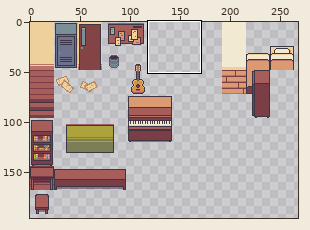
Pixel-art file, stored at ART/Jacson/Tilemap/school.aseprite. Above: a wide view before the commit, with the close-up outlined.
Close-up. Before the edit:
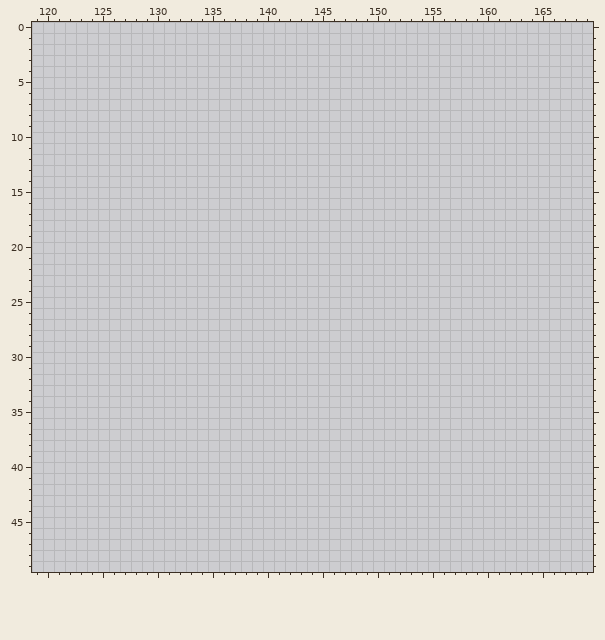
384x384 pixels, 1 frame. Shown: x 119..169, y 0..49. The wide view leaves out empty margins. The commit also changed other parts of the picture, which this record leaves out.
Visible layers, top first: "Top Layer", "Bottom Layer".
Palette (. is transparent): 
Pixels before (only the part around the change), first column x 119:
 0 ...................................................
 1 ...................................................
 2 ...................................................
 3 ...................................................
 4 ...................................................
 5 ...................................................
 6 ...................................................
 7 ...................................................
 8 ...................................................
 9 ...................................................
10 ...................................................
11 ...................................................
12 ...................................................
13 ...................................................
14 ...................................................
15 ...................................................
16 ...................................................
17 ...................................................
18 ...................................................
19 ...................................................
20 ...................................................
21 ...................................................
22 ...................................................
23 ...................................................
24 ...................................................
25 ...................................................
26 ...................................................
27 ...................................................
28 ...................................................
29 ...................................................
30 ...................................................
31 ...................................................
32 ...................................................
33 ...................................................
34 ...................................................
35 ...................................................
36 ...................................................
37 ...................................................
38 ...................................................
39 ...................................................
40 ...................................................
41 ...................................................
42 ...................................................
43 ...................................................
44 ...................................................
45 ...................................................
46 ...................................................
47 ...................................................
48 ...................................................
49 ...................................................
New version:
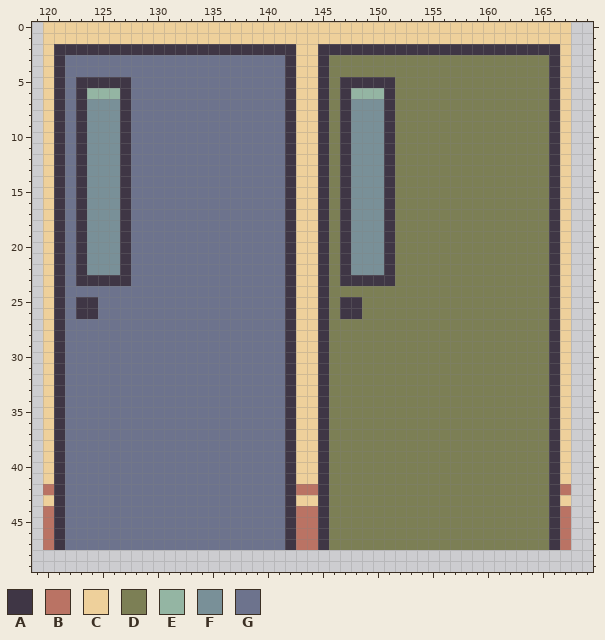
Colours new in this view: A #3f3645  B #ba7364  C #eed09b  D #7c7f55  E #94b5a3  F #799098  G #6d738d
What changed:
Changed rows in their new state; - is an unchanged pixel.
Layer "Bottom Layer":
first column x 120:
 0 CCCCCCCCCCCCCCCCCCCCCCCCCCCCCCCCCCCCCCCCCCCCCCCC
 1 CCCCCCCCCCCCCCCCCCCCCCCCCCCCCCCCCCCCCCCCCCCCCCCC
 2 CAAAAAAAAAAAAAAAAAAAAAACCAAAAAAAAAAAAAAAAAAAAAAC
 3 CAGGGGGGGGGGGGGGGGGGGGACCADDDDDDDDDDDDDDDDDDDDAC
 4 CAGGGGGGGGGGGGGGGGGGGGACCADDDDDDDDDDDDDDDDDDDDAC
 5 CAGAAAAAGGGGGGGGGGGGGGACCADAAAAADDDDDDDDDDDDDDAC
 6 CAGAEEEAGGGGGGGGGGGGGGACCADAEEEADDDDDDDDDDDDDDAC
 7 CAGAFFFAGGGGGGGGGGGGGGACCADAFFFADDDDDDDDDDDDDDAC
 8 CAGAFFFAGGGGGGGGGGGGGGACCADAFFFADDDDDDDDDDDDDDAC
 9 CAGAFFFAGGGGGGGGGGGGGGACCADAFFFADDDDDDDDDDDDDDAC
10 CAGAFFFAGGGGGGGGGGGGGGACCADAFFFADDDDDDDDDDDDDDAC
11 CAGAFFFAGGGGGGGGGGGGGGACCADAFFFADDDDDDDDDDDDDDAC
12 CAGAFFFAGGGGGGGGGGGGGGACCADAFFFADDDDDDDDDDDDDDAC
13 CAGAFFFAGGGGGGGGGGGGGGACCADAFFFADDDDDDDDDDDDDDAC
14 CAGAFFFAGGGGGGGGGGGGGGACCADAFFFADDDDDDDDDDDDDDAC
15 CAGAFFFAGGGGGGGGGGGGGGACCADAFFFADDDDDDDDDDDDDDAC
16 CAGAFFFAGGGGGGGGGGGGGGACCADAFFFADDDDDDDDDDDDDDAC
17 CAGAFFFAGGGGGGGGGGGGGGACCADAFFFADDDDDDDDDDDDDDAC
18 CAGAFFFAGGGGGGGGGGGGGGACCADAFFFADDDDDDDDDDDDDDAC
19 CAGAFFFAGGGGGGGGGGGGGGACCADAFFFADDDDDDDDDDDDDDAC
20 CAGAFFFAGGGGGGGGGGGGGGACCADAFFFADDDDDDDDDDDDDDAC
21 CAGAFFFAGGGGGGGGGGGGGGACCADAFFFADDDDDDDDDDDDDDAC
22 CAGAFFFAGGGGGGGGGGGGGGACCADAFFFADDDDDDDDDDDDDDAC
23 CAGAAAAAGGGGGGGGGGGGGGACCADAAAAADDDDDDDDDDDDDDAC
24 CAGGGGGGGGGGGGGGGGGGGGACCADDDDDDDDDDDDDDDDDDDDAC
25 CAGAAGGGGGGGGGGGGGGGGGACCADAADDDDDDDDDDDDDDDDDAC
26 CAGAAGGGGGGGGGGGGGGGGGACCADAADDDDDDDDDDDDDDDDDAC
27 CAGGGGGGGGGGGGGGGGGGGGACCADDDDDDDDDDDDDDDDDDDDAC
28 CAGGGGGGGGGGGGGGGGGGGGACCADDDDDDDDDDDDDDDDDDDDAC
29 CAGGGGGGGGGGGGGGGGGGGGACCADDDDDDDDDDDDDDDDDDDDAC
30 CAGGGGGGGGGGGGGGGGGGGGACCADDDDDDDDDDDDDDDDDDDDAC
31 CAGGGGGGGGGGGGGGGGGGGGACCADDDDDDDDDDDDDDDDDDDDAC
32 CAGGGGGGGGGGGGGGGGGGGGACCADDDDDDDDDDDDDDDDDDDDAC
33 CAGGGGGGGGGGGGGGGGGGGGACCADDDDDDDDDDDDDDDDDDDDAC
34 CAGGGGGGGGGGGGGGGGGGGGACCADDDDDDDDDDDDDDDDDDDDAC
35 CAGGGGGGGGGGGGGGGGGGGGACCADDDDDDDDDDDDDDDDDDDDAC
36 CAGGGGGGGGGGGGGGGGGGGGACCADDDDDDDDDDDDDDDDDDDDAC
37 CAGGGGGGGGGGGGGGGGGGGGACCADDDDDDDDDDDDDDDDDDDDAC
38 CAGGGGGGGGGGGGGGGGGGGGACCADDDDDDDDDDDDDDDDDDDDAC
39 CAGGGGGGGGGGGGGGGGGGGGACCADDDDDDDDDDDDDDDDDDDDAC
40 CAGGGGGGGGGGGGGGGGGGGGACCADDDDDDDDDDDDDDDDDDDDAC
41 CAGGGGGGGGGGGGGGGGGGGGACCADDDDDDDDDDDDDDDDDDDDAC
42 BAGGGGGGGGGGGGGGGGGGGGABBADDDDDDDDDDDDDDDDDDDDAB
43 CAGGGGGGGGGGGGGGGGGGGGACCADDDDDDDDDDDDDDDDDDDDAC
44 BAGGGGGGGGGGGGGGGGGGGGABBADDDDDDDDDDDDDDDDDDDDAB
45 BAGGGGGGGGGGGGGGGGGGGGABBADDDDDDDDDDDDDDDDDDDDAB
46 BAGGGGGGGGGGGGGGGGGGGGABBADDDDDDDDDDDDDDDDDDDDAB
47 BAGGGGGGGGGGGGGGGGGGGGABBADDDDDDDDDDDDDDDDDDDDAB
